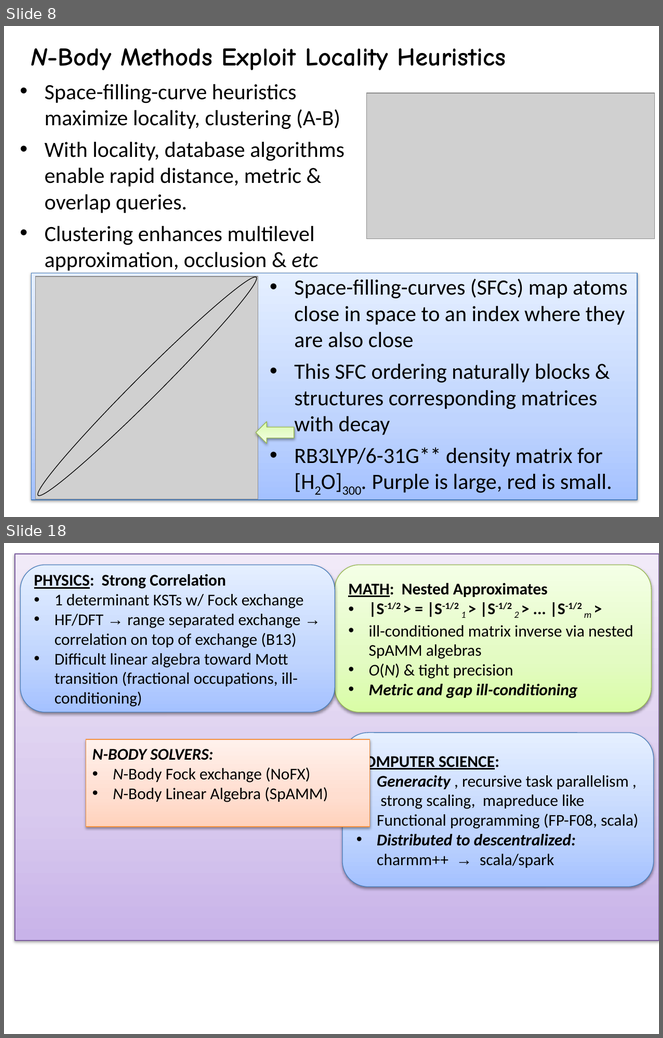
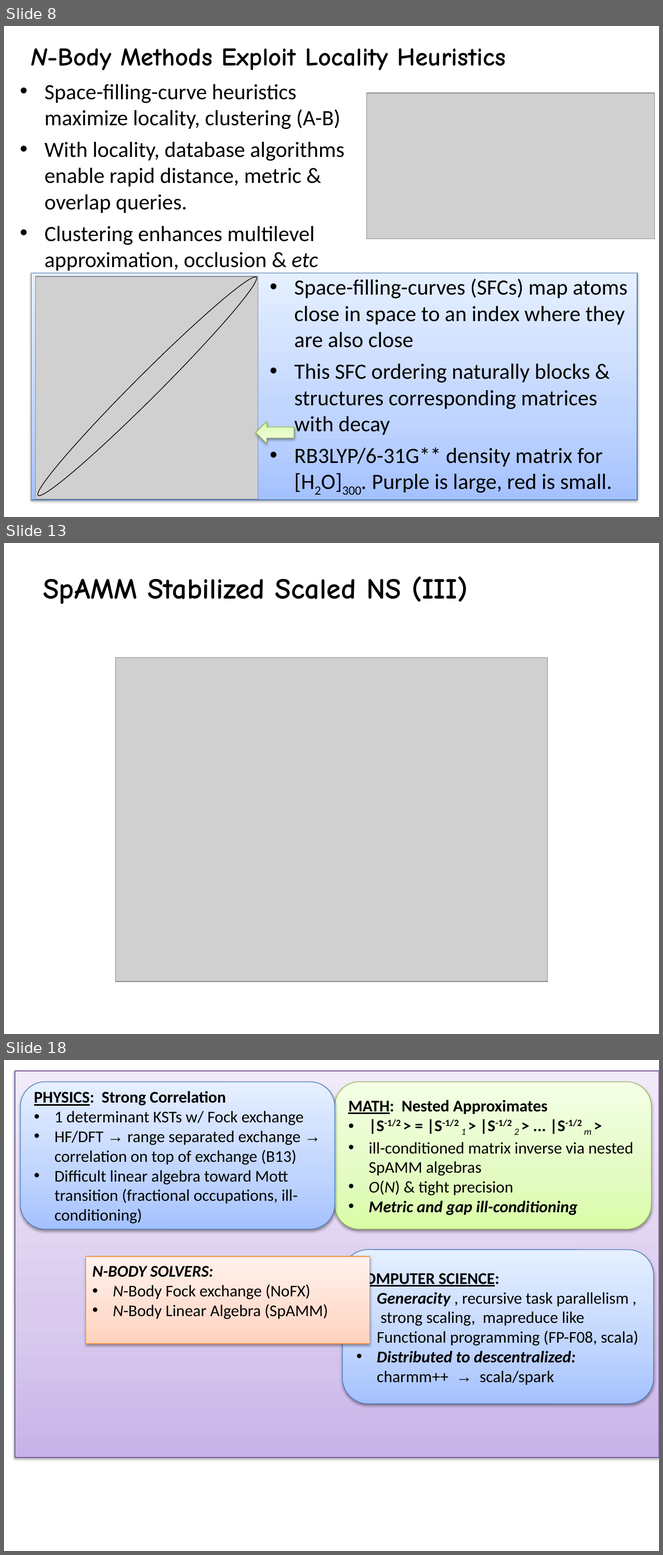
Before and after one commit to FreeON/spammpack, a slide deck: sandwitch_results_3_2015/spamm_big_picture.pptx. Shown one above the other, each under a label of ours: slides 8 and 18 before the commit, slides 8, 13 and 18 after it; the slides between them are not shown. The pictures are 663x1038 and 663x1555 pixels, drawn with LibreOffice and Linux fonts; fonts in the diff are those of the drawing; grey boxes stand for pictures. Boxes give left, top, right and bottom in pixels: in the first picture for what was removed or moved away, otherwise in the second. Text is boxed around its words. In the diff, an @@ line names an element or a change of style, - is before the commit and + after.

```diff
--- a/sandwitch_results_3_2015/spamm_big_picture.pptx
+++ b/sandwitch_results_3_2015/spamm_big_picture.pptx
@@ slide 13 added at (4, 543, 659, 1034), background #FFFFFF @@
@@ text added at (43, 576, 468, 604), 32 pt, text #000000, bold @@
+SpAMM Stabilized Scaled NS (III)
@@ picture added at (115, 657, 548, 982) @@
```
Also in this commit, not shown: 3 slides changed, 2 other slides added, 3 slides removed, 1 other file.
